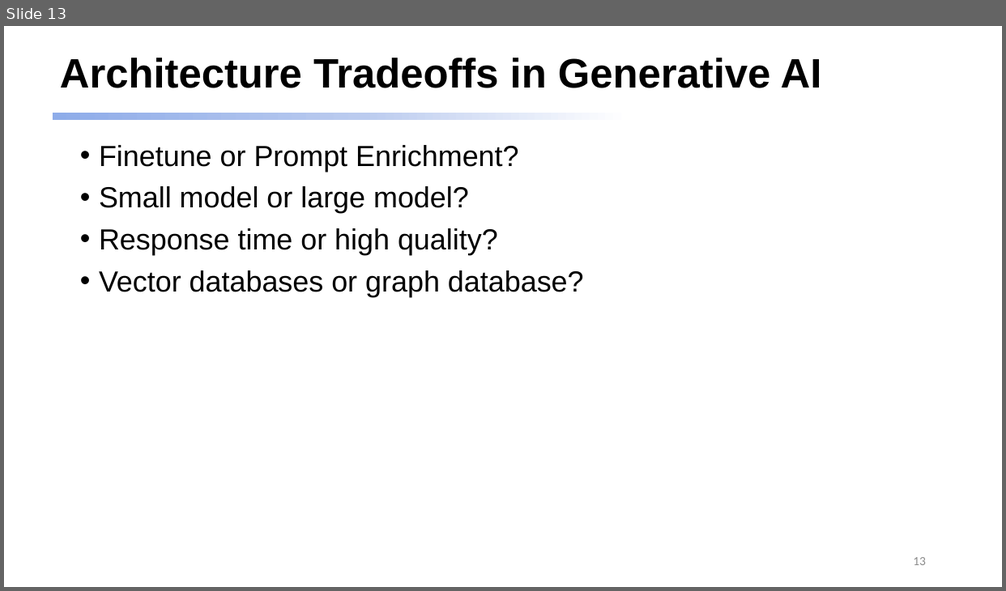
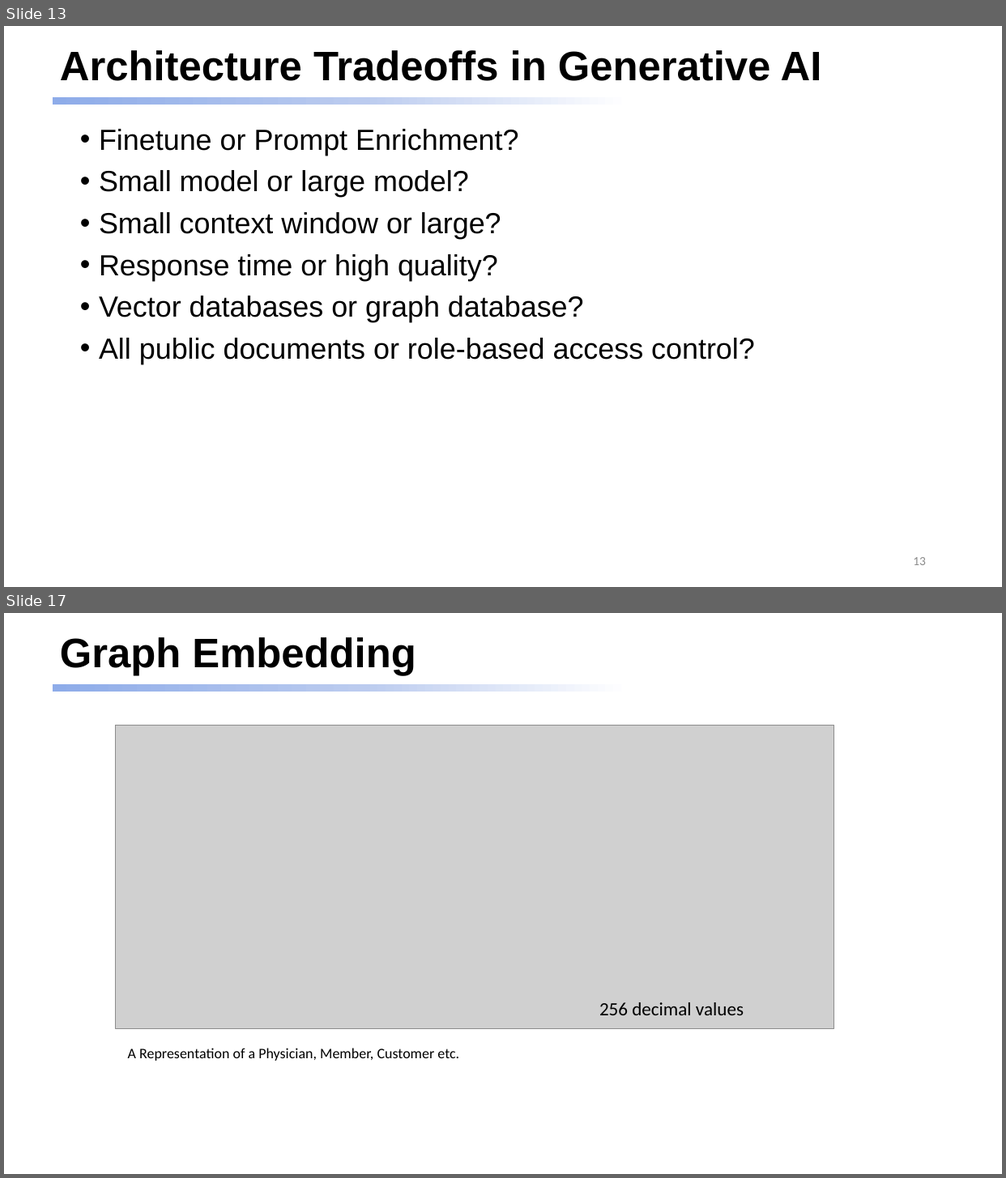
Before and after one commit to dmccreary/genai-arch-patterns, a slide deck: slides/One-Hour-Talk.pptx. Shown one above the other, each under a label of ours: slide 13 before the commit, slides 13 and 17 after it; the slides between them are not shown. The pictures are 1006x591 and 1006x1178 pixels, drawn with LibreOffice and Linux fonts; fonts in the diff are those of the drawing; grey boxes stand for pictures. Boxes give left, top, right and bottom in pixels: in the first picture for what was removed or moved away, otherwise in the second. Text is boxed around its words. In the diff, an @@ line names an element or a change of style, - is before the commit and + after.

```diff
--- a/slides/One-Hour-Talk.pptx
+++ b/slides/One-Hour-Talk.pptx
@@ slide 17 added at box(4, 613, 1002, 1174), background #FFFFFF; not listed: 1 template element that a slide beside it also shows @@
@@ title added at box(60, 637, 415, 675), 39.6 pt, text #000000, bold @@
+Graph Embedding
@@ picture added at box(116, 726, 834, 1029) @@
@@ text added at box(599, 1003, 744, 1016), 18 pt, text #000000 @@
+256 decimal values
@@ text added at box(128, 1048, 459, 1061), 14 pt, text #000000 @@
+A Representation of a Physician, Member, Customer etc.
@@ slide 13 changed as well @@
@@ title "Architecture Tradeoffs in Generative AI": place and size @@
-title "Architecture Tradeoffs in Generative AI" at box(60, 58, 822, 88)
+title "Architecture Tradeoffs in Generative AI" at box(60, 50, 822, 81)
@@ rectangle: place and size @@
-rectangle at box(52, 113, 913, 120)
+rectangle at box(52, 97, 913, 105)
@@ text "Finetune or Prompt Enrichment?": place and size @@
-text "Finetune or Prompt Enrichment?" at box(99, 145, 584, 297)
+text "Finetune or Prompt Enrichment?" at box(99, 129, 755, 365)
@@ text at box(99, 212, 501, 239): paragraph added @@
+• Small context window or large?
@@ text at box(99, 338, 755, 365): paragraph added @@
+• All public documents or role-based access control?
```
Also in this commit, not shown: 12 other slides changed, 15 other slides added.
